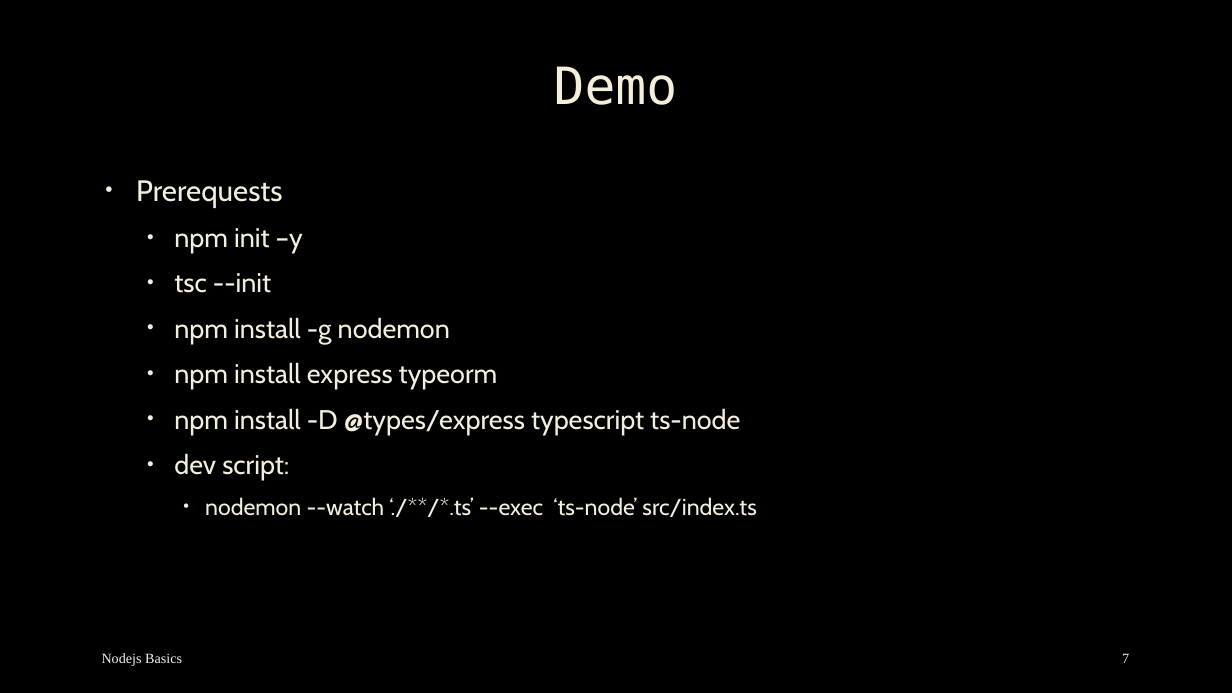
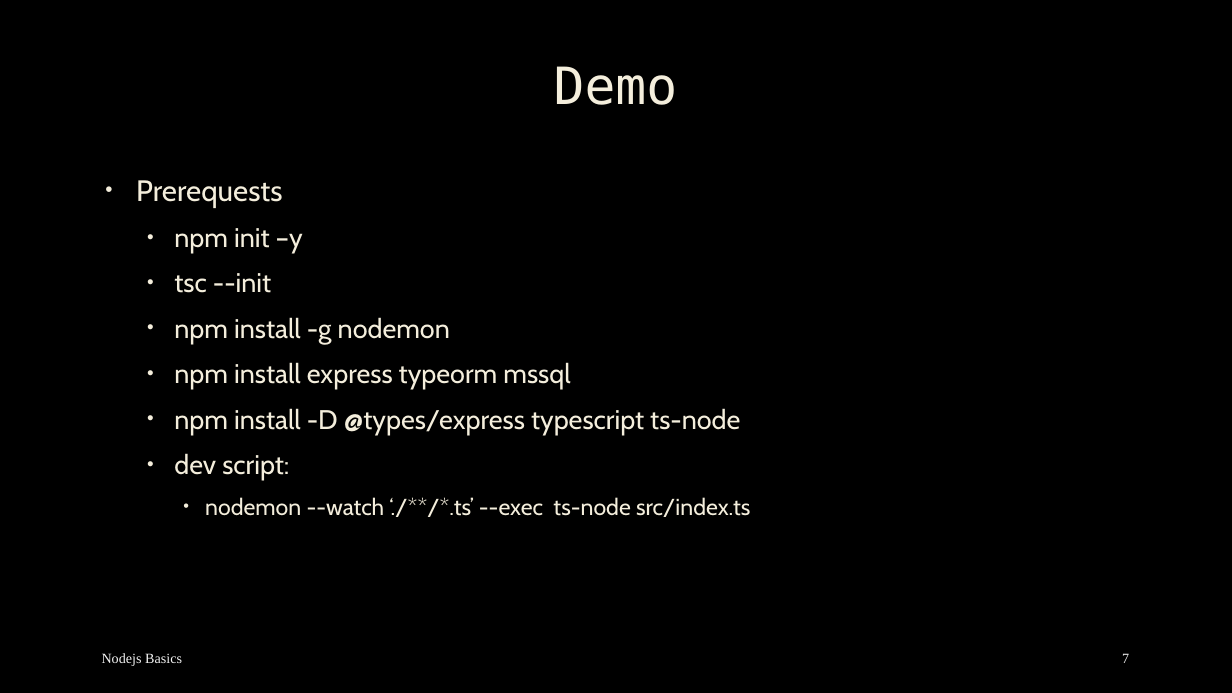
Before and after one commit to mostafa8026/nestjs-course, a slide deck: slide 7 of orm/orm-01.pptx. Drawn at 1232x693 pixels with LibreOffice and Linux fonts; fonts in the diff are those of the drawing; background and template pictures are left out. Boxes give left, top, right and bottom in pixels: in the first picture for what was removed or moved away, otherwise in the second. Text is boxed around its words. In the diff, an @@ line names an element or a change of style, - is before the commit and + after.

```diff
--- a/orm/orm-01.pptx
+++ b/orm/orm-01.pptx
@@ text at <box>174,362,570,390</box>: text changed @@
-  • npm install express typeorm
+  • npm install express typeorm mssql
@@ text at <box>205,497,750,517</box>: text changed @@
-    • nodemon --watch ‘./**/*.ts’ --exec ‘ts-node’ src/index.ts
+    • nodemon --watch ‘./**/*.ts’ --exec ts-node src/index.ts
```
Also in this commit, not shown: 5 other files.
